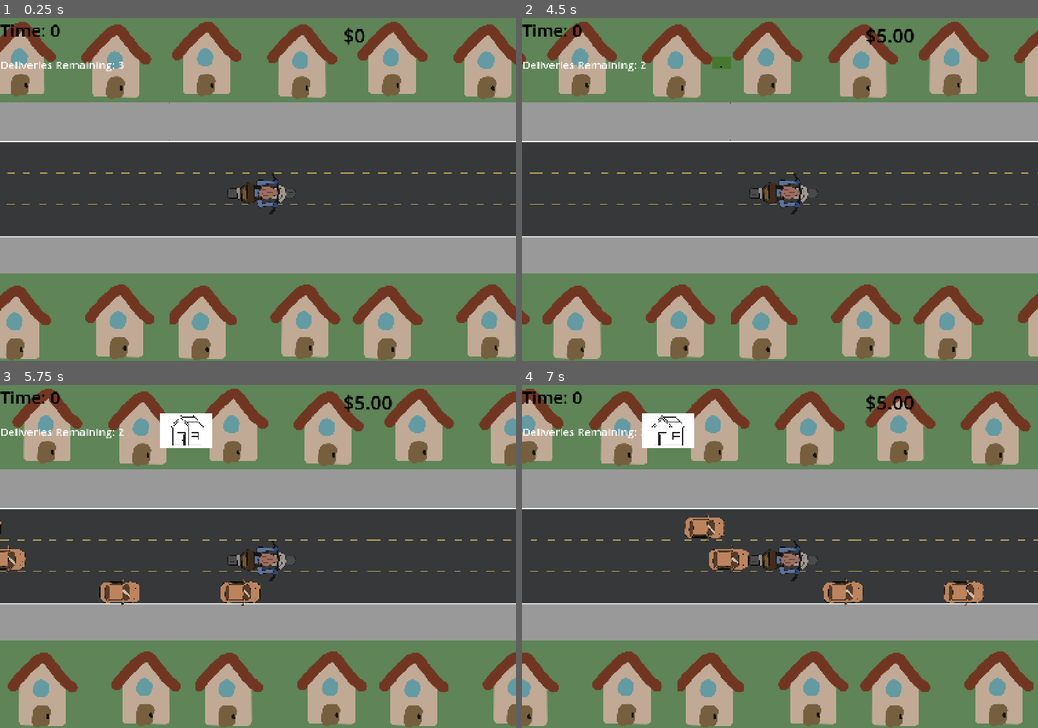
Above: before the commit, frames 1-4 (two rows, left to right).
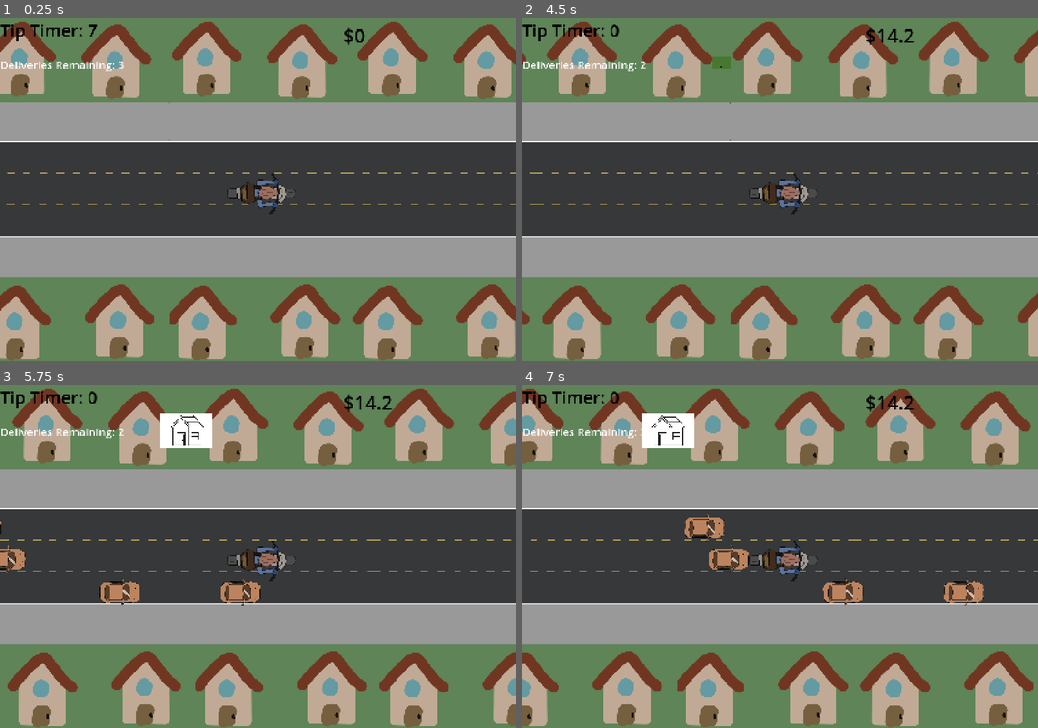
Above: after the commit, the same moments.

Repository: andreaTheCoder/brackeysgamejam
Game: Godot game, scene res://scenes/game.tscn
Same seed, same stepped clock (60 frames per second), same inputs: the game is played once before the commit and once after it.
Inputs:
- Up to frame 1 (0.25 s): no input
- Up to frame 2 (4.5 s): tap Enter at 0.5 s; hold Right (forward) 0.53-1.28 s; tap Shift (deliver) at 0.6, 1.55, 2.1, 2.85, 3.8, 4.35 s; hold Left (backward) 1.28-2.03 s; tap Space (button) at 1.35 s; hold Right (forward) 2.03-3.53 s; hold Space (button) 3.53-4.28 s; hold Left (backward) from 3.53 s (still down)
- Up to frame 3 (5.75 s): keep holding Left (backward); tap Shift (deliver) at 5.1 s
- Up to frame 4 (7 s): release Left (backward) at 5.78 s; hold Right (forward) from 5.78 s (still down); tap Space (button) at 5.85 s; tap Shift (deliver) at 6.05, 6.6 s

The runs differ from the first frame. In frame 1, 1.3% of the frame differs, in the area x 0-100%, y 1-76%; in frame 2, 1.5%; in frame 3, 1.5%; in frame 4, 1.5%.

Commit message:
stashed changes

Diff:
--- a/scenes/chunk.tscn
+++ b/scenes/chunk.tscn
@@ -28,6 +28,7 @@
 color = Color(0.368627, 0.517647, 0.341176, 1)
 
 [node name="ColorRect2" type="ColorRect" parent="."]
+z_index = -1
 offset_left = -75.0
 offset_top = 66.0
 offset_right = 75.0
--- a/scripts/bike.gd
+++ b/scripts/bike.gd
@@ -35,7 +35,6 @@
 	# Handle forward movement.
 	if Input.is_action_pressed("forward") and not stunned:
 		velocity.x = clamp(velocity.x + X_ACCEL * delta, BACKWARDS_MAX_SPEED, MAX_SPEED) # Add the acceleration to the speed, but only until max speed
-		print(velocity.x)
 	elif Input.is_action_pressed("backward") and not stunned:
 		velocity.x = clamp(velocity.x - X_ACCEL * X_BACKWARDS_SLOW * delta, BACKWARDS_MAX_SPEED, MAX_SPEED)
 		if velocity.x > 0: # minor movement fix
--- a/scripts/game_manager.gd
+++ b/scripts/game_manager.gd
@@ -1,6 +1,4 @@
 extends Node
-
-const START_SCREEN = preload("res://scenes/start_screen.tscn")
 
 @onready var timer: Timer = $"../UI elements/time label/Timer"
 @onready var time_label: Label = $"../UI elements/time label"
@@ -25,18 +23,18 @@
 		instance.position = Vector2(current_house_x, -50)
 		current_house_x += 250
 		get_parent().call_deferred("add_child", instance)
-
 func _process(_delta: float) -> void:
 	checkRespawn()
 	time_remaining = int(ceil(timer.time_left))
-	time_label.text = "Time: " + str(time_remaining)
+	time_label.text = "Tip Timer: " + str(time_remaining)
 
 # Run when you click a start button
 func start_delivery(distance: int) -> void:
 	delivery_time = distance * difficulty
+	Global.coins = balance
 	money.text = "$" + str(Global.coins)
 	timer.wait_time = int(delivery_time)
-	timer.autostart=true
+	timer.start()
 	print("delivery started")
 
 func _on_timer_timeout() -> void:
@@ -45,12 +43,9 @@
 
 func complete_delivery():
 	timer.stop()
-	balance = (base_payment + time_remaining * difficulty)
-	print("%.2f" % 10.0)
-	print("base_payment: " + str(base_payment))
-	Global.coins += balance
-	money.text = "$" + str("%.2f" % Global.coins)
-	timer.autostart=true
+	balance += (base_payment + time_remaining * difficulty)
+	Global.coins = balance
+	money.text = "$" + str(Global.coins)
 
 # Reset button
 func checkRespawn():
--- a/scripts/target_house.gd
+++ b/scripts/target_house.gd
@@ -4,6 +4,7 @@
 @onready var deliveries_left: Label = $"../UI elements/deliveries left"
 @onready var house_sprite: Sprite2D = $House
 @onready var delivery_label = get_tree().get_root().get_node("game").get_node("%UI elements/delivery label")
+@onready var timer: Timer = $"../UI elements/time label/Timer"
 
 const BIKE = preload("res://scenes/bike.tscn")
 const GREEN_HOUSE_IMG = preload("res://assets/Green house.png")
@@ -16,6 +17,7 @@
 # Called every frame. 'delta' is the elapsed time since the previous frame.
 func _process(_delta: float) -> void:
 	if at_house and Input.is_action_just_pressed("deliver") and !delivered:
+		game_manager.complete_delivery()
 		delivered = true #prevents player from spamming deliver at 1 house
 		print (game_manager.delivery_count)
 		deliveries_left.text = "Deliveries Remaining: " + str(3 - game_manager.delivery_count)
@@ -23,7 +25,11 @@
 			get_tree().change_scene_to_packed(game_over_scene)
 			game_manager.delivery_count = 0
 		else:
+			timer.stop()
 			game_manager.delivery_count += 1
+			timer.wait_time = game_manager.delivery_time
+			timer.start()
+
 
 		game_manager.complete_delivery()
 
Not shown: 1 places in scenes/start_screen.tscn that only renumber resources
